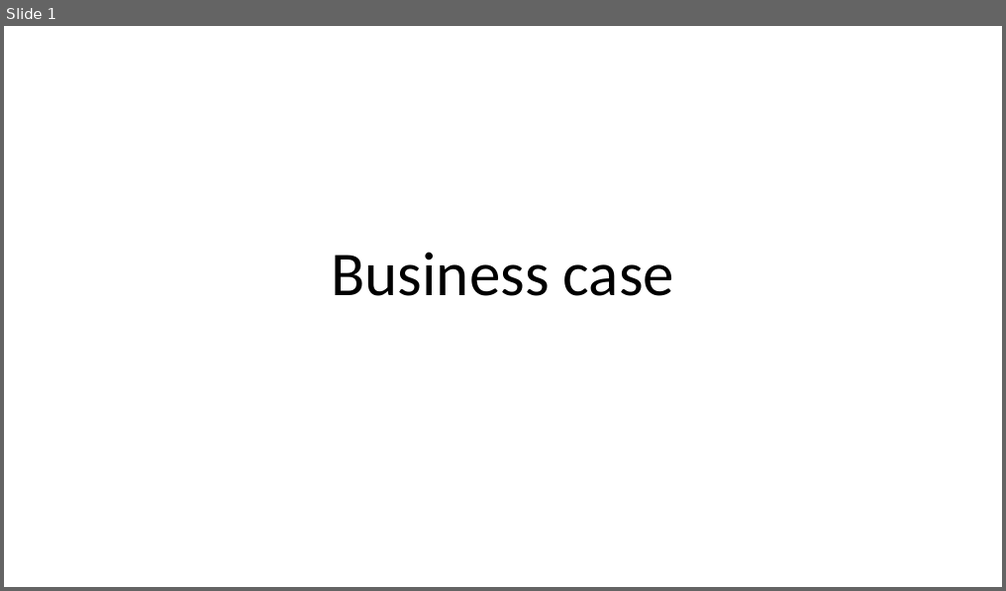
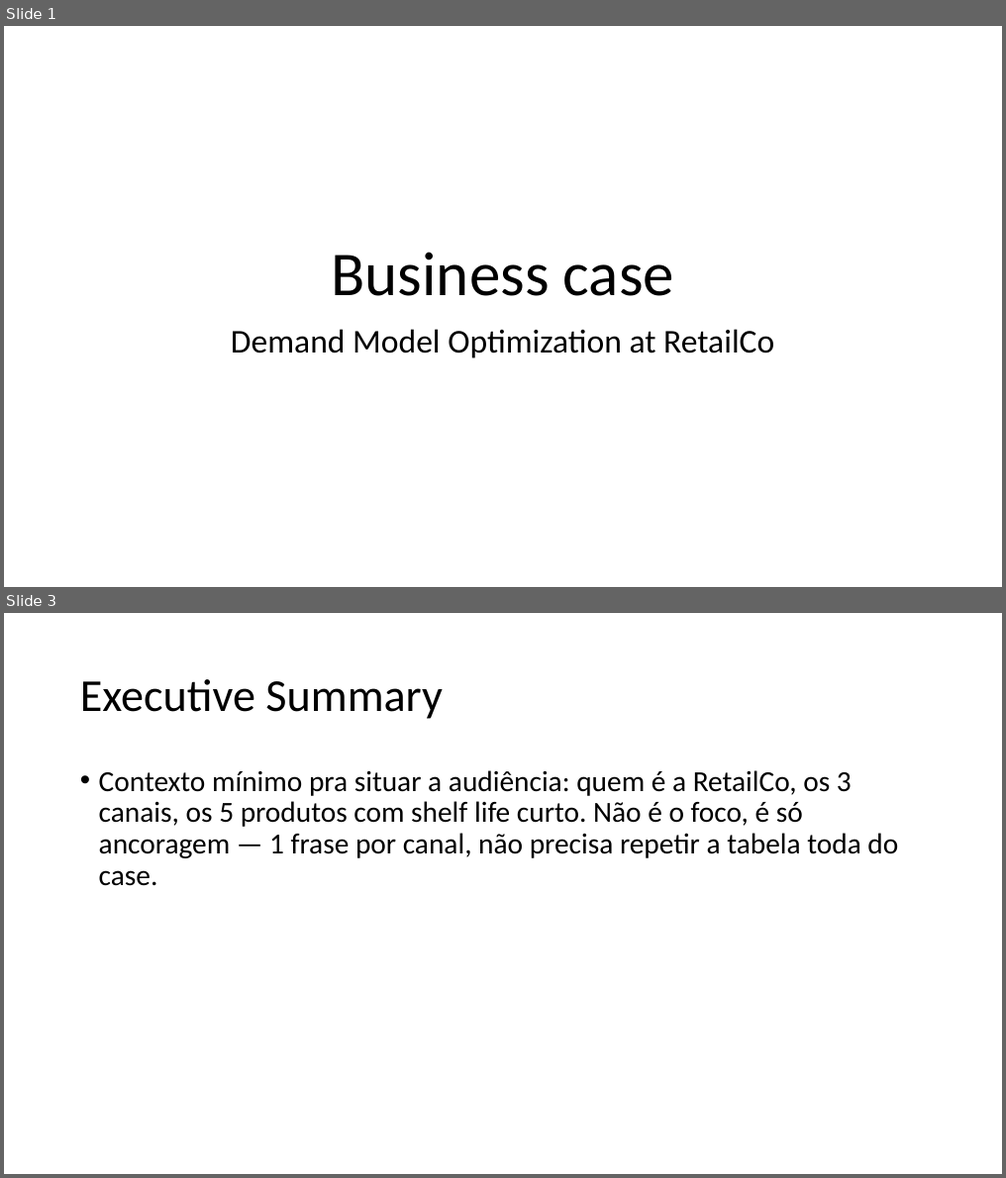
Before and after one commit to Priscila-Portela/mdlz-selec, a slide deck: Business case.pptx. Shown one above the other, each under a label of ours: slide 1 before the commit, slides 1 and 3 after it; the slides between them are not shown. The pictures are 1006x591 and 1006x1178 pixels, drawn with LibreOffice and Linux fonts; fonts in the diff are those of the drawing. Boxes give left, top, right and bottom in pixels: in the first picture for what was removed or moved away, otherwise in the second. Text is boxed around its words. In the diff, an @@ line names an element or a change of style, - is before the commit and + after.

```diff
--- a/Business case.pptx
+++ b/Business case.pptx
@@ slide 3 added at [4, 613, 1002, 1174], background #FFFFFF @@
@@ title added at [80, 679, 442, 719], 44 pt, text #000000 @@
+Executive Summary
@@ text added at [99, 770, 898, 886], 28 pt, text #000000 @@
+• Contexto mínimo pra situar a audiência: quem é a RetailCo, os 3 canais, os 5 produtos com shelf life curto. Não é o foco, é só ancoragem — 1 frase por canal, não precisa repetir a tabela toda do case.
@@ slide 1 changed as well @@
@@ subtitle added at [231, 329, 774, 359], 32 pt, text #000000 @@
+Demand Model Optimization at RetailCo
```
Also in this commit, not shown: 1 other slide changed, 15 other slides added, 31 other files.
